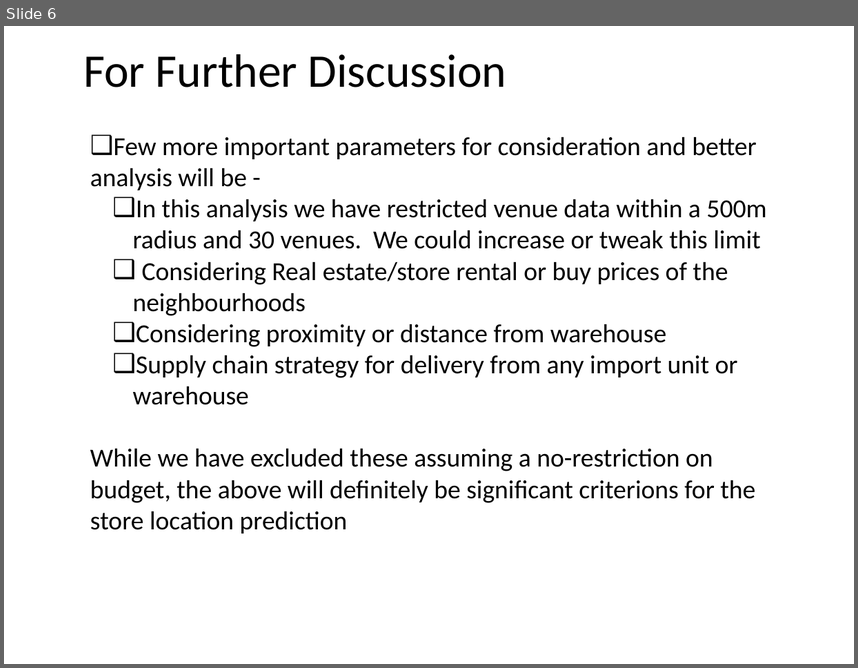
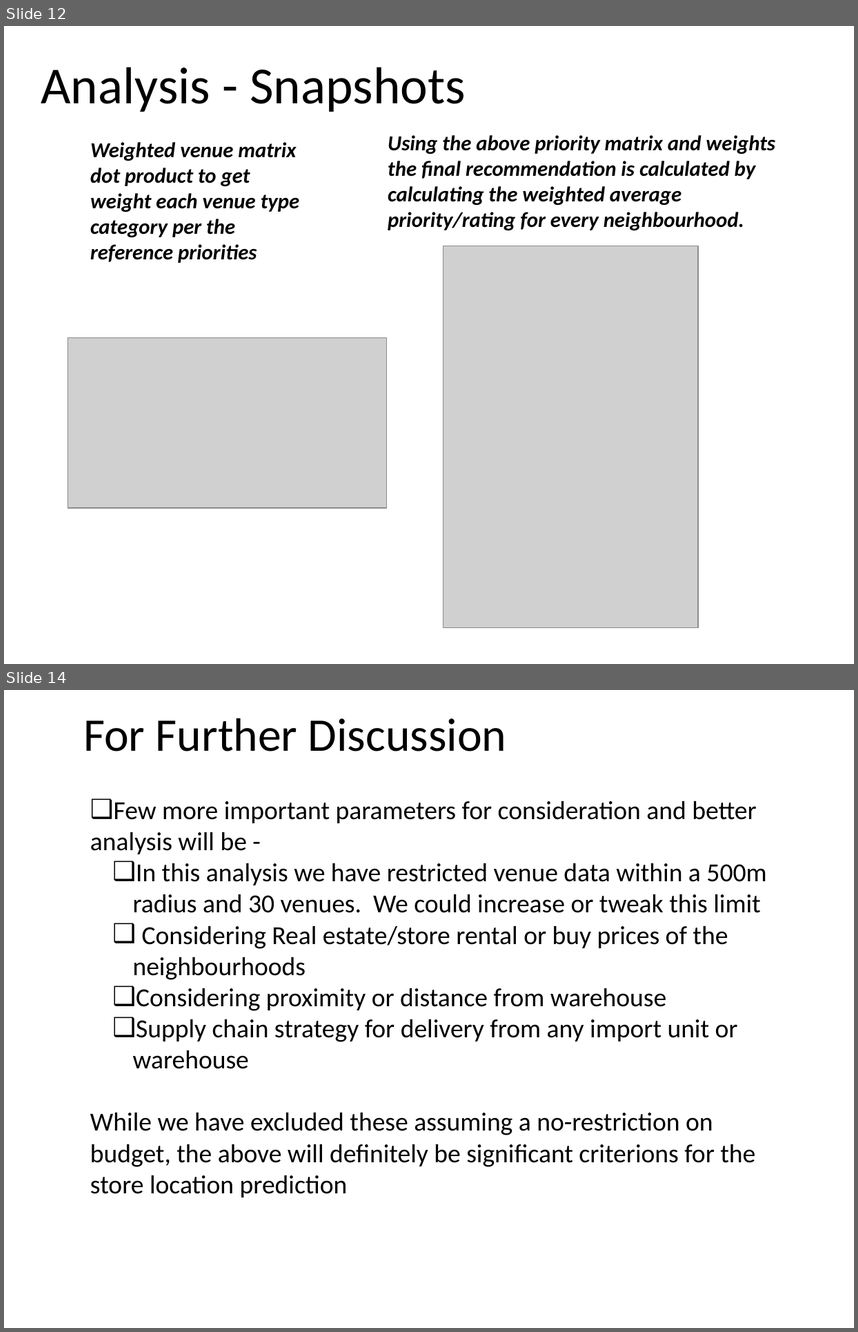
Before and after one commit to mukgithub/Coursera_Capstone, a slide deck: Capstone.pptx. Shown one above the other, each under a label of ours: slide 6 before the commit, slides 12 and 14 after it; the slides between them are not shown. The pictures are 858x668 and 858x1332 pixels, drawn with LibreOffice and Linux fonts; fonts in the diff are those of the drawing; grey boxes stand for pictures. Boxes give left, top, right and bottom in pixels: in the first picture for what was removed or moved away, otherwise in the second. Text is boxed around its words. In the diff, an @@ line names an element or a change of style, - is before the commit and + after.

```diff
--- a/Capstone.pptx
+++ b/Capstone.pptx
@@ slide 12 added at <box>4,26,854,664</box>, background #FFFFFF @@
@@ title added at <box>41,67,466,112</box>, 44 pt, text #000000 @@
+Analysis - Snapshots
@@ text added at <box>90,142,299,263</box>, 18 pt, text #000000, bold, italic @@
+Weighted venue matrix dot product to get weight each venue type category per the reference priorities
@@ text added at <box>388,135,775,231</box>, 18 pt, text #000000, bold, italic @@
+Using the above priority matrix and weights the final recommendation is calculated by calculating the weighted average priority/rating for every neighbourhood.
@@ picture added at <box>444,245,699,627</box> @@
@@ picture added at <box>67,338,386,508</box> @@
@@ what was slide 6 is now slide 14 @@
```
Also in this commit, not shown: 4 slides changed, 7 other slides added.
